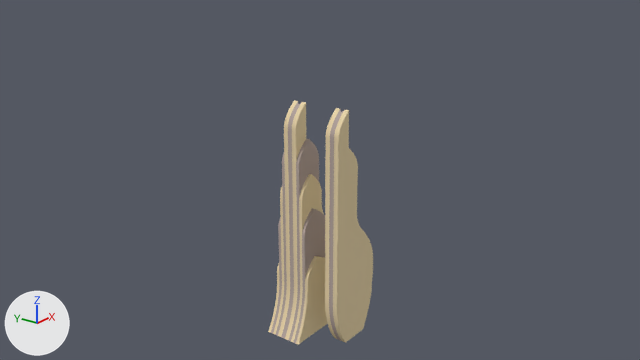
What one commit did to the Blender file gallusturm/gallusturm.blend.
Both versions are drawn from the file's camera 'Camera'. Every picture has the same lights, and +X, +Y and +Z are marked at lower left.

Objects in the first picture: '0', '1', '2', '3', '4', '4b', '5', '5b'.
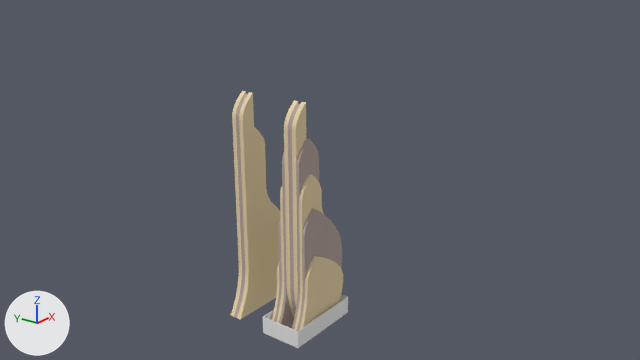
Where the newer file only moved an object's origin or applied its transform, the numbers keep the older frame.

Changed parts and their boxes (x1, y1, x2, y2) in the pictures (640 x 360 px):
'4b', mesh moved
    before: (325, 108, 373, 343)
    after: (284, 100, 306, 317)
'4', moved
    before: (278, 100, 306, 340)
    after: (231, 91, 281, 319)
'5b', moved
    before: (329, 109, 344, 341)
    after: (288, 102, 302, 313)
'5', moved
    before: (281, 102, 302, 339)
    after: (234, 92, 248, 318)
'Cube', added
    after: (263, 294, 348, 348)

The change, as a list of edits to the scene's bpy script:
```text
Change me_plane_001:
    where me_plane_001.from_pydata(...)  # 792 vertices, 400 faces; spans x 0.0..2.0, y -6.9..0.7, z 0.0..0.45
    used by ob_4b; location = (-1.0, -1.31, 6.95); rotation_euler = (1.571, 0.0, 0.0), in degrees (90, 0, 0)
    me_plane_001 part 1: the whole mesh is moved by (0.0, 0.0, -1.53)
Add me_cube:
    me_cube.from_pydata(...)  # 32 vertices, 30 faces; spans x -135.7..2.5, y -1.0..72.2, z -1.0..1.0
Change ob_4:
    ob_4.location: (-1.0, 0.23, 6.95) -> (-1.0, 2.32, 6.95)
Change ob_5:
    ob_5.location: (-1.0, 0.0, 6.95) -> (-1.0, 2.1, 6.95)
Change ob_5b:
    ob_5b.location: (-1.0, -1.53, 6.95) -> (-1.0, 0.0, 6.95)
Add ob_cube:
    ob_cube = bpy.data.objects.new('Cube', me_cube)
    ob_cube.location = (1.06, -0.73, 0.35)
    ob_cube.scale = (0.02, 0.02, 0.3)
```
